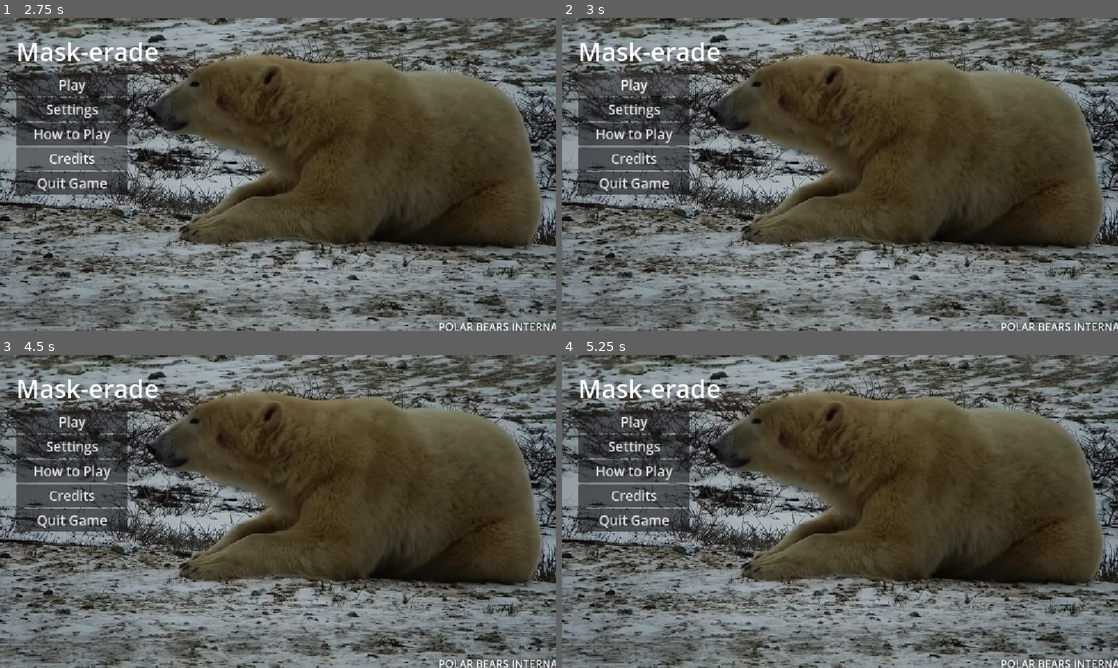
Above: before the commit, frames 1-4 (two rows, left to right).
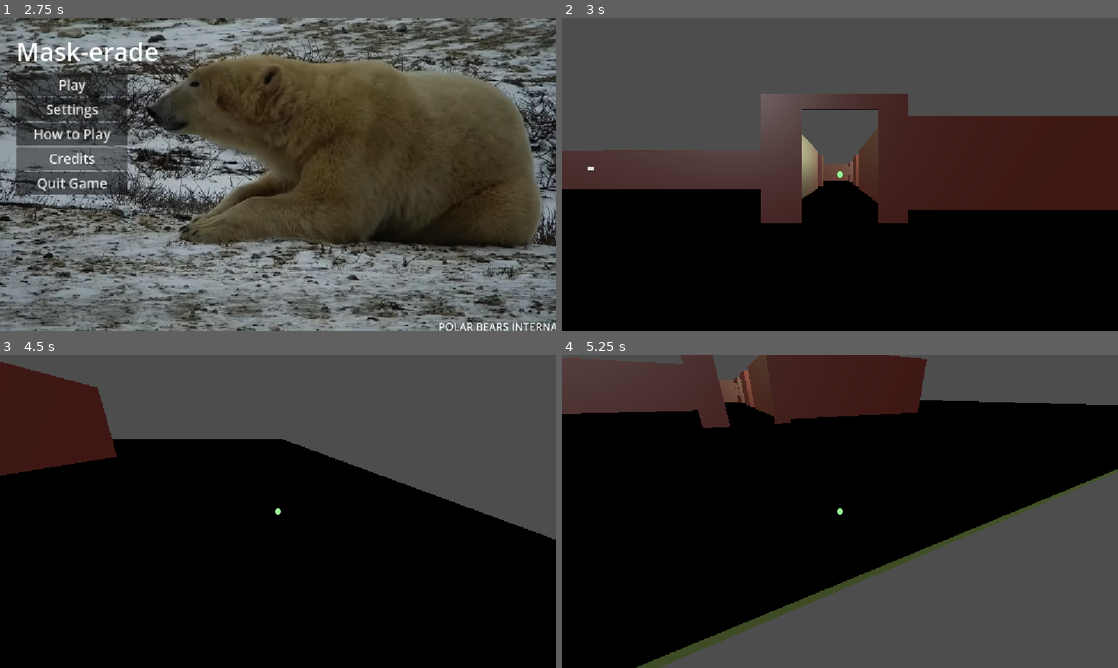
Above: after the commit, the same moments.

Repository: Dendrobyte/eye-of-attention
Game: Godot game, scene res://menus/start_menu.tscn
Two runs of this game, one before a commit and one after it. Both use one fixed random seed, a clock stepped at 60 frames per second and the inputs below. This scene is started directly instead of the project's main scene.
Inputs (mouse positions are in pixels of both pictures, inside the frame that each line leads up to):
- Up to frame 1 (2.75 s): click "Settings" at 0.5 s; click "How to Play" at 1.25 s; click "Credits" at 2 s
- Up to frame 2 (3 s): click "Play" at 2.75 s
- Up to frame 3 (4.5 s): click (72, 420) at 3.5 s, where only the run before the commit has a clickable "Play"; tap Enter at 4.25 s; move the mouse to (400, 495) at 4.27 s; press the mouse at (400, 495) at 4.28 s; hold D (MOVE_RIGHT) from 4.28 s (still down)
- Up to frame 4 (5.25 s): move the mouse to (728, 527) at 5.02 s; release D (MOVE_RIGHT) at 5.03 s; release the mouse at (728, 527) at 5.03 s; hold S (MOVE_BACKWARD) from 5.03 s (still down); tap Shift (SPRINT) at 5.1 s

Frame 1 is identical in both runs. In frame 2, 82% of the frame differs, in the area x 0-100%, y 0-100%; in frame 3, 90%; in frame 4, 91%.

Commit message:
Play button loads main scene

Diff:
--- /dev/null
+++ b/spatial-memory-match/menus/start_menu.gd
@@ -0,0 +1,34 @@
+extends Control
+
+var main_scene = preload("res://main.tscn")
+
+# To load which image to render or something
+func _ready() -> void:
+	pass
+
+# Maybe if I want to render a background or something versus an image
+func _process(_delta: float) -> void:
+	pass
+
+# Button functions
+# Wired up in Godot directly
+func _on_play_pressed() -> void:
+	# do intermediate config menu first, same control node is fine
+	# just show / hide this
+	var main_node = main_scene.instantiate()
+	get_parent().add_child(main_node)
+	self.queue_free()
+
+func _on_settings_pressed() -> void:
+	pass
+
+
+func _on_how_to_play_pressed() -> void:
+	pass
+
+
+func _on_credits_pressed() -> void:
+	pass
+
+func _on_quit_pressed() -> void:
+	get_tree().quit()
--- a/spatial-memory-match/menus/start_menu.tscn
+++ b/spatial-memory-match/menus/start_menu.tscn
@@ -1,5 +1,6 @@
 [gd_scene format=3 uid="uid://i2qrbjr2gdx0"]
 
+[ext_resource type="Script" uid="uid://b8erbtsg68cjk" path="res://menus/start_menu.gd" id="1_1t8nw"]
 [ext_resource type="Texture2D" uid="uid://bl1r3armv0i2g" path="res://Screenshot 2026-11-17 at 7.22.42 AM.png" id="1_3kg5v"]
 
 [sub_resource type="Theme" id="Theme_hixdw"]
@@ -12,6 +13,7 @@
 anchor_bottom = 1.0
 grow_horizontal = 2
 grow_vertical = 2
+script = ExtResource("1_1t8nw")
 
 [node name="BG picture" type="TextureRect" parent="." unique_id=1812035796]
 layout_mode = 0
@@ -62,3 +64,9 @@
 layout_mode = 2
 theme = SubResource("Theme_hixdw")
 text = "Quit Game"
+
+[connection signal="pressed" from="VBoxContainer/Play" to="." method="_on_play_pressed"]
+[connection signal="pressed" from="VBoxContainer/Settings" to="." method="_on_settings_pressed"]
+[connection signal="pressed" from="VBoxContainer/How to Play" to="." method="_on_how_to_play_pressed"]
+[connection signal="pressed" from="VBoxContainer/Credits" to="." method="_on_credits_pressed"]
+[connection signal="pressed" from="VBoxContainer/Quit Game" to="." method="_on_quit_pressed"]
Not shown, added: spatial-memory-match/menus/start_menu.gd.uid
